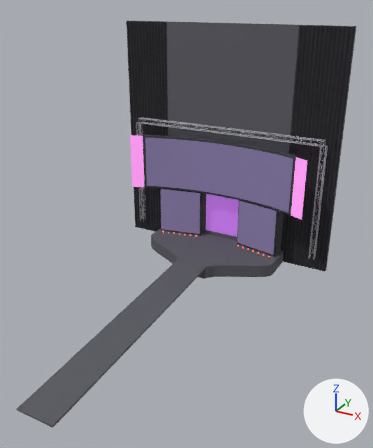
An edit to the glTF model game/assets/environment/entrance_set.glb, drawn before and after from the same camera.
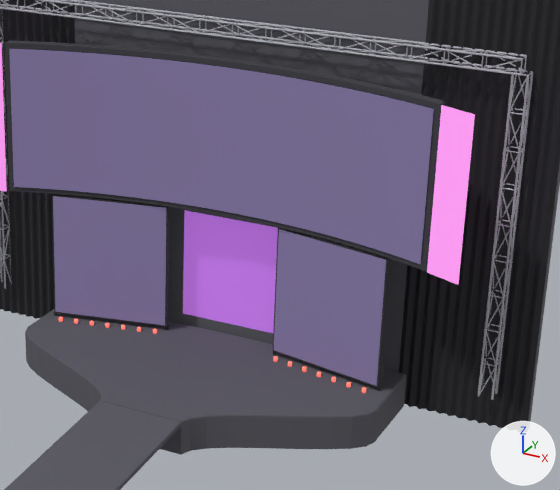
There are two pictures of each version: one whole from a 50 mm camera at (24.1, -14.9, 27.5) aimed at (3.6, 22.5, 8.8), one close up on the part from 38% to 90% of the width and 27% to 65% of the height. Lighting does not change. The marker at lower right points along +X, +Y and +Z. The older version's two pictures come first. Vertices at exactly the same position are counted once.

Objects in the first close-up: 'EntranceStage', 'StageBackdrop', 'StageCentreScreen', 'StageDrape', 'StageFloorCans', 'StageScreen', 'StageScreenBezel', 'StageScreenWings', 'StageSideScreenFrame', 'StageSideScreens', 'StageTruss'.
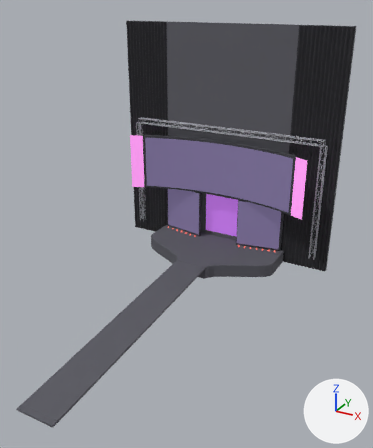
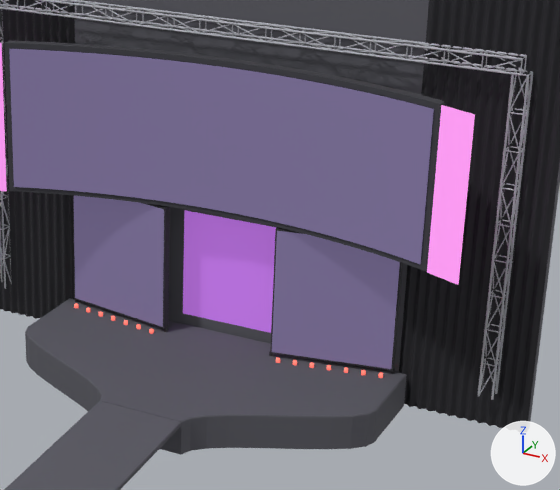
Changed parts and their boxes (x1, y1, x2, y2) in the close-ups (560 x 490 px; the box of a moved part takes in the faces that stretch with it):
'StageSideScreens', moved, rescaled (9% shorter): before (53, 196, 386, 386); after (74, 196, 400, 369)
'StageSideScreenFrame', reshaped (10% shorter): before (52, 194, 392, 392); after (73, 195, 402, 374)
'StageFloorCans', reshaped: before (59, 317, 366, 393); after (74, 303, 383, 378)
part 2 of me_stagesidescreenframe, moved or reshaped: before (52, 194, 170, 327); after (73, 195, 170, 328)
part 3 of me_stagesidescreenframe, moved or reshaped: before (273, 227, 392, 388); after (270, 227, 402, 371)
part 4 of me_stagefloorcans, moved or reshaped: before (288, 361, 292, 367); after (293, 360, 297, 365)
part 5 of me_stagefloorcans, moved or reshaped: before (302, 366, 307, 372); after (310, 362, 314, 368)
part 6 of me_stagefloorcans, moved or reshaped: before (317, 371, 321, 377); after (327, 365, 331, 370)
part 7 of me_stagefloorcans, moved or reshaped: before (331, 377, 336, 382); after (344, 367, 348, 373)
part 8 of me_stagefloorcans, moved or reshaped: before (346, 382, 351, 387); after (361, 370, 366, 375)
part 9 of me_stagefloorcans, moved or reshaped: before (362, 387, 366, 393); after (379, 372, 383, 378)

What the commit changed:
me_stagesidescreens is used by ob_stagesidescreens; location (0.0, 0.0, 0.0).
me_stagesidescreens had 8 vertices, 4 faces and spanned x -7.45..7.45, y 35.95..36.99, z 0.6..6.0.
me_stagesidescreens now has 8 vertices, 4 faces and spans x -7.45..7.45, y 36.79..37.65, z 0.6..6.0.
me_stagesidescreens part 1: the whole mesh is scaled about its middle by (1, -0.83, 1), then moved by (0.0, 0.75, 0.0).
me_stagesidescreenframe is used by ob_stagesidescreenframe; location (0.0, 0.0, 0.0).
me_stagesidescreenframe had 48 vertices, 72 faces and spanned x -7.6..7.6, y 35.9..37.3, z 0.3..6.1.
me_stagesidescreenframe now has 48 vertices, 72 faces and spans x -7.5..7.5, y 36.8..38.0, z 0.3..6.1.
me_stagesidescreenframe part 2: the loose piece of 8 vertices spanning x -7.6..-2.5, y 35.9..37.3, z 0.5..6.1 is turned -22 degrees about the z axis through its middle, then moved by (0.1, 0.8, 0.0).
me_stagesidescreenframe part 3: the loose piece of 8 vertices spanning x 2.5..7.6, y 35.9..37.3, z 0.5..6.1 is turned 22 degrees about the z axis through its middle, then moved by (-0.1, 0.8, 0.0).
Other edits to the shape of me_stagesidescreenframe do not show in these pictures.
me_stagefloorcans is used by ob_stagefloorcans; location (0.0, 0.0, 0.0).
me_stagefloorcans had 336 vertices, 616 faces and spanned x -7.12..7.12, y 35.6..36.67, z 0.35..0.51.
me_stagefloorcans now has 336 vertices, 616 faces and spans x -7.25..7.25, y 36.43..37.35, z 0.35..0.51.
me_stagefloorcans part 4: the loose piece of 24 vertices spanning x 3.44..3.62, y 36.34..36.52, z 0.35..0.51 is moved by (0.13, 0.21, 0.0).
me_stagefloorcans part 5: the loose piece of 24 vertices spanning x 4.14..4.32, y 36.2..36.38, z 0.35..0.51 is moved by (0.13, 0.48, 0.0).
me_stagefloorcans part 6: the loose piece of 24 vertices spanning x 4.84..5.02, y 36.05..36.23, z 0.35..0.51 is moved by (0.13, 0.75, 0.0).
me_stagefloorcans part 7: the loose piece of 24 vertices spanning x 5.54..5.72, y 35.9..36.08, z 0.35..0.51 is moved by (0.13, 1.02, 0.0).
me_stagefloorcans part 8: the loose piece of 24 vertices spanning x 6.24..6.42, y 35.75..35.93, z 0.35..0.51 is moved by (0.13, 1.29, 0.0).
me_stagefloorcans part 9: the loose piece of 24 vertices spanning x 6.94..7.12, y 35.6..35.78, z 0.35..0.51 is moved by (0.13, 1.57, 0.0).
Other edits to the shape of me_stagefloorcans do not show in these pictures.
